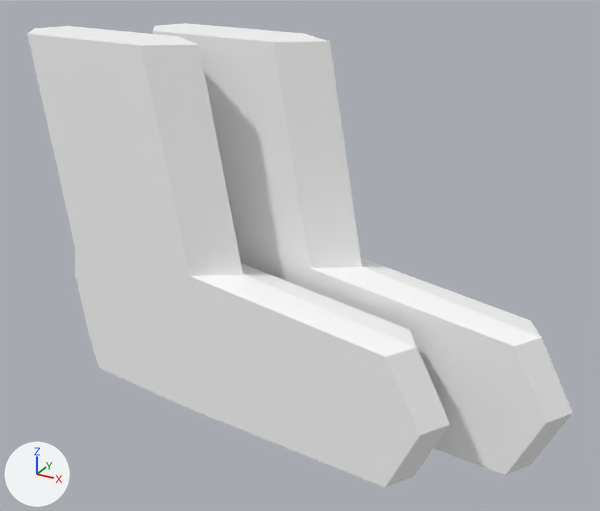
One commit to the glTF model assets/objects/Clothes/Socks/Socks.glb: the scene before it, then after it.
One viewpoint serves both versions: a 50 mm lens placed at (1.204, -1.728, 1.549), pointed at (0.149, 0.188, 0.591). Arrows for +X, +Y and +Z are at lower left; the lights stay in place. The picture after the commit comes second. Where no turn or scale is listed for an object, it has been applied to the vertices. Vertices at exactly the same position are counted once.
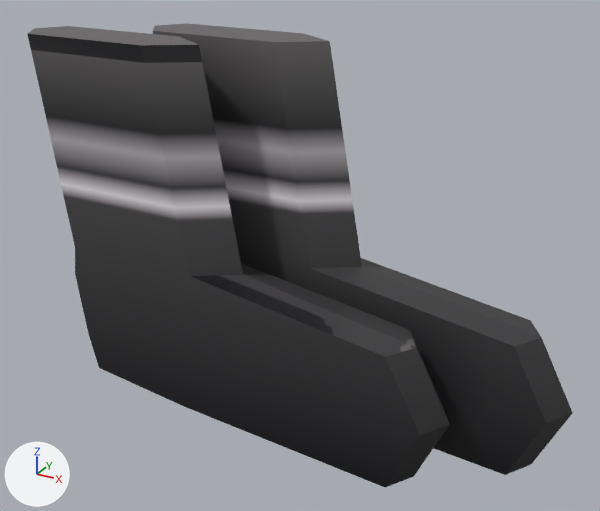
Where the change shows, as pixel boxes [x1, y1, x2, y2] in the pictures (600 x 511 px):
```json
{"object": "Plane", "change": "surface changed", "before": [27, 26, 450, 487], "after": [27, 26, 450, 487], "on screen": "white to black"}
{"object": "Plane.001", "change": "surface changed", "before": [153, 23, 573, 475], "after": [153, 23, 573, 475], "on screen": "white to grey"}
```

Edits to the scene script, one JSON object a line:
```json
{"op": "add", "block": "img_base_texture", "code": ["img_base_texture = load_image('Base Texture', '_unpacked/Base_Texture', 1024, 1024, 'sRGB')"]}
{"op": "remove", "block": "mat_material_001", "code": "mat_material_001.base_color = (1.0, 1.0, 1.0)  # white #ffffff"}
{"op": "add", "block": "mat_material_001", "code": "mat_material_001.texture = img_base_texture"}
{"block": "me_plane", "where": "me_plane.from_pydata(...)  # 42 vertices, 80 faces; spans x -0.676..0.662, y 0.0..0.165, z -0.568..0.568"}
{"block": "me_plane", "where": "# used by ob_plane; location = (0.0, 0.0, 0.612)"}
{"block": "me_plane", "change": "me_plane part 1: texture (UV) coordinates of 80 of 80 faces, centred in x -0.629..0.615, y 0.0..0.165, z -0.553..0.568, changed; they spanned u 0.0..1.0, v 0.0..1.0 and now span u 0.42..0.97, v 0.0..1.0"}
{"block": "me_plane_001", "where": "me_plane_001.from_pydata(...)  # 42 vertices, 80 faces; spans x -0.676..0.662, y 0.0..0.165, z -0.568..0.568"}
{"block": "me_plane_001", "where": "# used by ob_plane_001; location = (0.275, 0.212, 0.612)"}
{"block": "me_plane_001", "change": "me_plane_001 part 2: texture (UV) coordinates of 80 of 80 faces, centred in x -0.629..0.615, y 0.0..0.165, z -0.553..0.568, changed; they spanned u 0.0..1.0, v 0.0..1.0 and now span u 0.0..0.97, v 0.0..1.0"}
```
